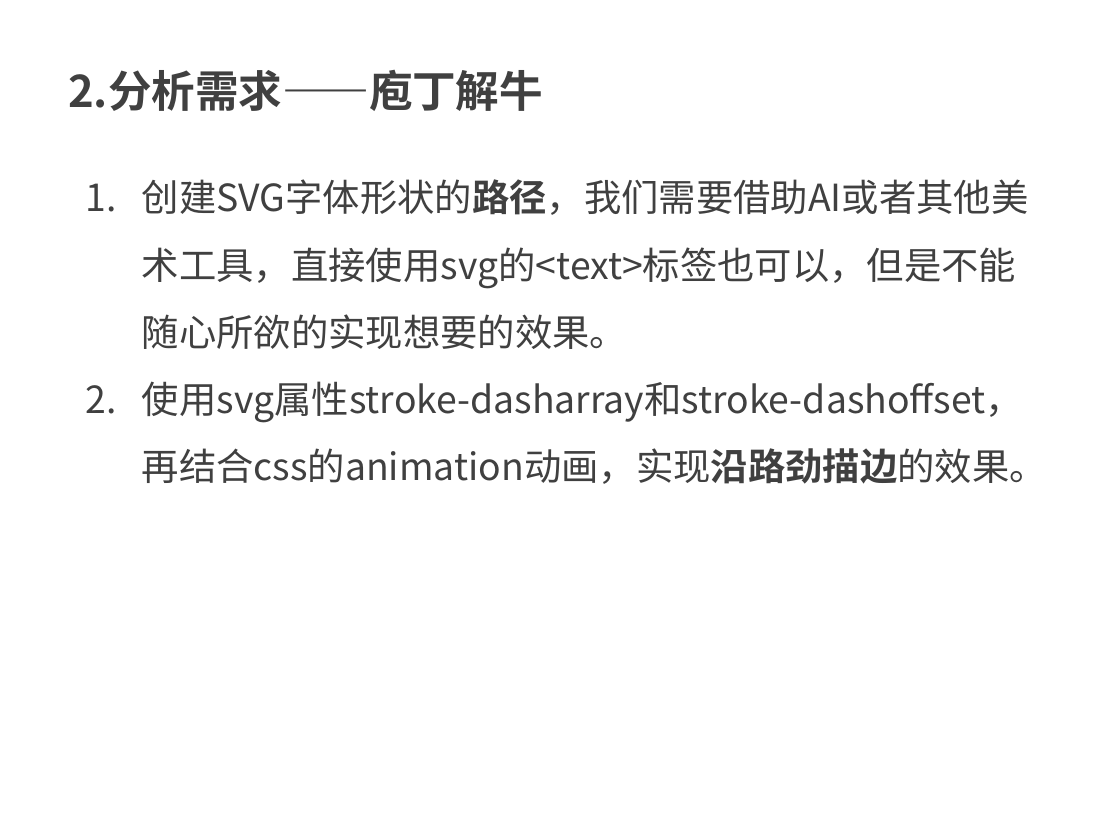
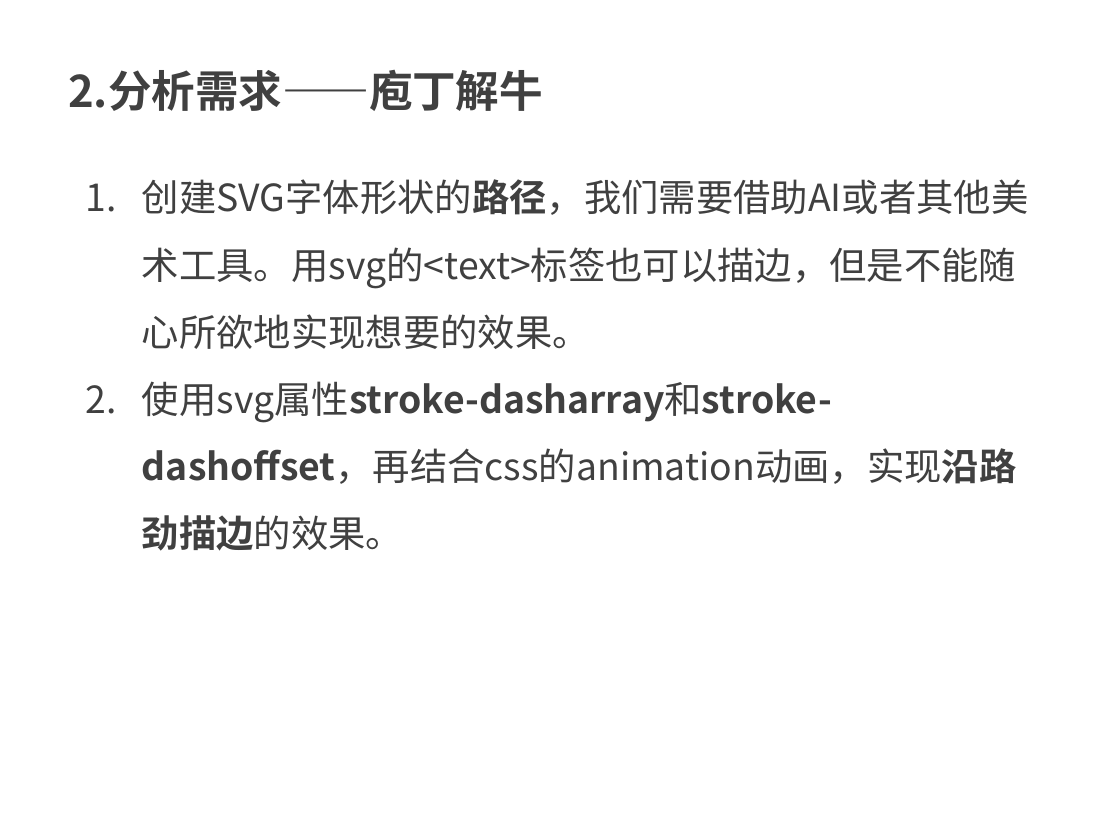
Before and after one commit to kong66/webAni, a slide deck: slide 3 of 9-svg-path-ani/svg-stroke-ani.pptx. Drawn at 1120x840 pixels with LibreOffice and Linux fonts; fonts in the diff are those of the drawing. Boxes give left, top, right and bottom in pixels: in the first picture for what was removed or moved away, otherwise in the second. Text is boxed around its words. In the diff, an @@ line names an element or a change of style, - is before the commit and + after.

```diff
--- a/9-svg-path-ani/svg-stroke-ani.pptx
+++ b/9-svg-path-ani/svg-stroke-ani.pptx
@@ text at <box>142,179,1029,349</box>: text changed @@
-1. 创建SVG字体形状的路径，我们需要借助AI或者其他美术工具，直接使用svg的<text>标签也可以，但是不能随心所欲的实现想要的效果。
+1. 创建SVG字体形状的路径，我们需要借助AI或者其他美术工具。用svg的<text>标签也可以描边，但是不能随心所欲地实现想要的效果。
@@ text at <box>142,381,1017,551</box>: bold on in "使用svg属性stroke-dasharray和stroke-dashoffset，再结合css的animation动画 ..." @@
```
Also in this commit, not shown: 9 other slides changed, 7 slides added, 1 slide removed, 6 other files.
